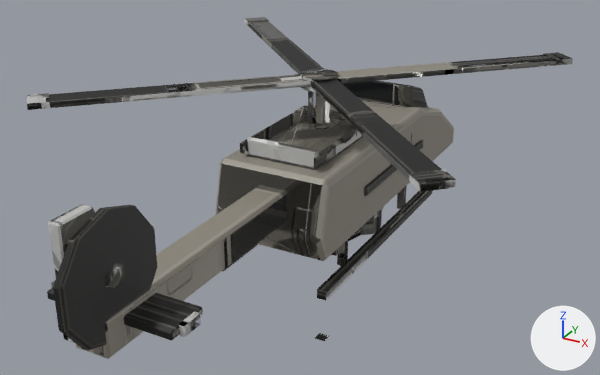
Renders of the FBX model assets/models/ord_skywright/export/ord_skywright.fbx from each side of a commit.
Both versions are drawn from a 50 mm lens placed at (5.72, -11.21, 6.43), pointed at (-0.02, -0.78, 1.22). Arrows for +X, +Y and +Z are at lower right; the lights stay in place. The picture after the commit comes second. Where no turn or scale is listed for an object, it has been applied to the vertices.

The scene before the commit, as lines of its bpy script (objects in view):
```python
me_base_004 = bpy.data.meshes.new('base.004')
me_base_004.from_pydata(...)  # 282 vertices, 266 faces; spans x -0.97..0.97, y -6.16..3.9, z 0.0..2.8
me_base_004.materials.append(mat_ord_skywright_bar)
me_base_005 = bpy.data.meshes.new('base.005')
me_base_005.from_pydata(...)  # a box spanning x -0.64..-0.6, y -1.5..-0.9, z 1.92..2.08; a box spanning x 0.6..0.64, y -1.5..-0.9, z 1.92..2.08; a box spanning x -0.96..-0.88, y -5.15..-4.85, z 1.33..1.47; a box spanning x -0.94..-0.89, y -0.4..2.0, z 1.13..1.27; a box spanning x 0.88..0.96, y -5.15..-4.85, z 1.33..1.47; a box spanning x 0.89..0.94, y -0.4..2.0, z 1.13..1.27; a box spanning x -0.1..0.1, y 0.5..0.7, z 2.14..2.22
me_base_005.materials.append(mat_ord_skywright_bar)
me_nano_004 = bpy.data.meshes.new('nano.004')
me_nano_004.from_pydata(...)  # a 10-sided cylinder along z spanning x -0.32..0.32, y 1.196..1.804, z -0.8..-0.3
me_nano_004.materials.append(mat_ord_skywright_bar)
me_rotor_002 = bpy.data.meshes.new('rotor.002')
me_rotor_002.from_pydata(...)  # 76 vertices, 60 faces; spans x -3.19..3.19, y -3.19..3.19, z -0.1..0.1
me_rotor_002.materials.append(mat_ord_skywright_bar)
ob_base_bar = bpy.data.objects.new('base_bar', me_base_004)
ob_base_bar.location = (0.0, 0.0, 0.0)
ob_base_glow_running_bar = bpy.data.objects.new('base_glow_running_bar', me_base_005)
ob_base_glow_running_bar.location = (0.0, 0.0, 0.0)
ob_nano_glow_power_bar = bpy.data.objects.new('nano_glow_power_bar', me_nano_004)
ob_nano_glow_power_bar.location = (0.0, 0.2, 0.25)
ob_rotor_bar = bpy.data.objects.new('rotor_bar', me_rotor_002)
ob_rotor_bar.location = (0.0, -0.2, 2.8)
```
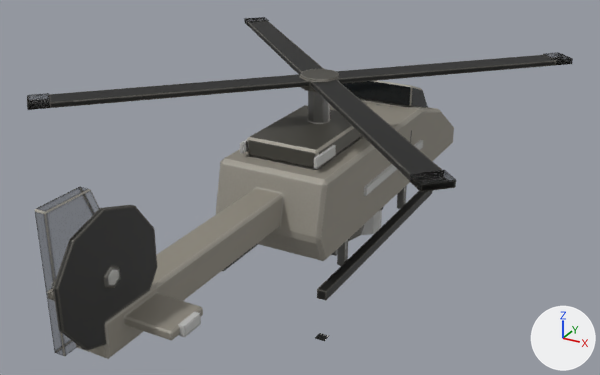
Changed parts and their boxes (x1, y1, x2, y2) in the pictures (600 x 375 px; the box of a moved part takes in the faces that stretch with it):
'base_bar', reshaped, surface changed: before (47, 80, 454, 359); after (35, 80, 454, 359)
part 1 of me_rotor_002, surface changed: (27, 17, 573, 192) in both
part 2 of me_base_004, moved or reshaped: before (48, 221, 73, 342); after (35, 209, 66, 356)
part 3 of me_base_004, moved or reshaped: before (51, 204, 92, 226); after (36, 187, 91, 213)
part 4 of me_base_004, moved or reshaped (mostly hidden): before (54, 207, 95, 343); after (37, 187, 100, 355)
part 5 of me_base_004, surface changed: before (47, 80, 430, 358); after (35, 80, 430, 358)
part 6 of me_base_005, surface changed: before (51, 132, 423, 336); after (51, 139, 423, 336)
part 7 of me_nano_004, surface changed (black to grey): (361, 210, 382, 235) in both

The change, as a list of edits to the scene's bpy script:
```text
Change me_nano_004:
    where me_nano_004.from_pydata(...)  # 20 vertices, 12 faces; spans x -0.32..0.32, y 1.196..1.804, z -0.8..-0.3
    used by ob_nano_glow_power_bar; location = (0.0, 0.2, 0.25)
    me_nano_004 part 7: texture (UV) coordinates of 12 of 12 faces, centred in x -0.289..0.289, y 1.196..1.804, z -0.8..-0.3, changed; they spanned u 0.04..0.89, v 0.79..0.89 and now span u 0.15..0.87, v 0.78..0.9
Change me_base_005:
    where me_base_005.from_pydata(...)  # 56 vertices, 42 faces; spans x -0.96..0.96, y -5.15..2.0, z 1.13..2.22
    used by ob_base_glow_running_bar; location = (0.0, 0.0, 0.0)
    me_base_005 part 6: texture (UV) coordinates of 42 of 42 faces, centred in x -0.96..0.96, y -5.15..2.0, z 1.13..2.22, changed; they spanned u 0.02..0.99, v 0.01..0.99 and now span u 0.02..0.99, v 0.06..0.99
Change me_base_004:
    used by ob_base_bar; location = (0.0, 0.0, 0.0)
    remove me_base_004.from_pydata(...)  # 282 vertices, 266 faces; spans x -0.97..0.97, y -6.16..3.9, z 0.0..2.8
    add me_base_004.from_pydata(...)  # 282 vertices, 266 faces; spans x -0.97..0.97, y -6.16..3.9, z 0.0..3.0
    me_base_004 part 2: all 6 vertices in x -0.08..0.08, y -5.9..-5.88, z 2.78..2.8 are moved by (0.0, -0.15, 0.2)
    me_base_004 part 3: all 6 vertices in x -0.08..0.08, y -5.42..-5.39, z 2.78..2.8 are moved by (0.0, 0.0, 0.2)
    me_base_004 part 4: all 6 vertices in x -0.08..0.08, y -4.83..-4.81, z 1.4..1.42 are moved by (0.0, 0.1, -0.08)
    me_base_004 part 5: texture (UV) coordinates of 264 of 266 faces, centred in x -0.97..0.97, y -6.16..3.9, z 0.0..2.8, changed; they spanned u 0.01..0.98, v 0.01..0.99 and now span u 0.01..0.99, v 0.01..0.99
    other edits to the shape of me_base_004 do not show in these pictures
Change me_rotor_002:
    where me_rotor_002.from_pydata(...)  # 76 vertices, 60 faces; spans x -3.19..3.19, y -3.19..3.19, z -0.1..0.1
    used by ob_rotor_bar; location = (0.0, -0.2, 2.8)
    me_rotor_002 part 1: texture (UV) coordinates of 60 of 60 faces, centred in x -3.08..3.08, y -3.08..3.08, z -0.1..0.1, changed; they spanned u 0.1..0.99, v 0.01..0.99 and now span u 0.01..0.99, v 0.01..0.99
```
